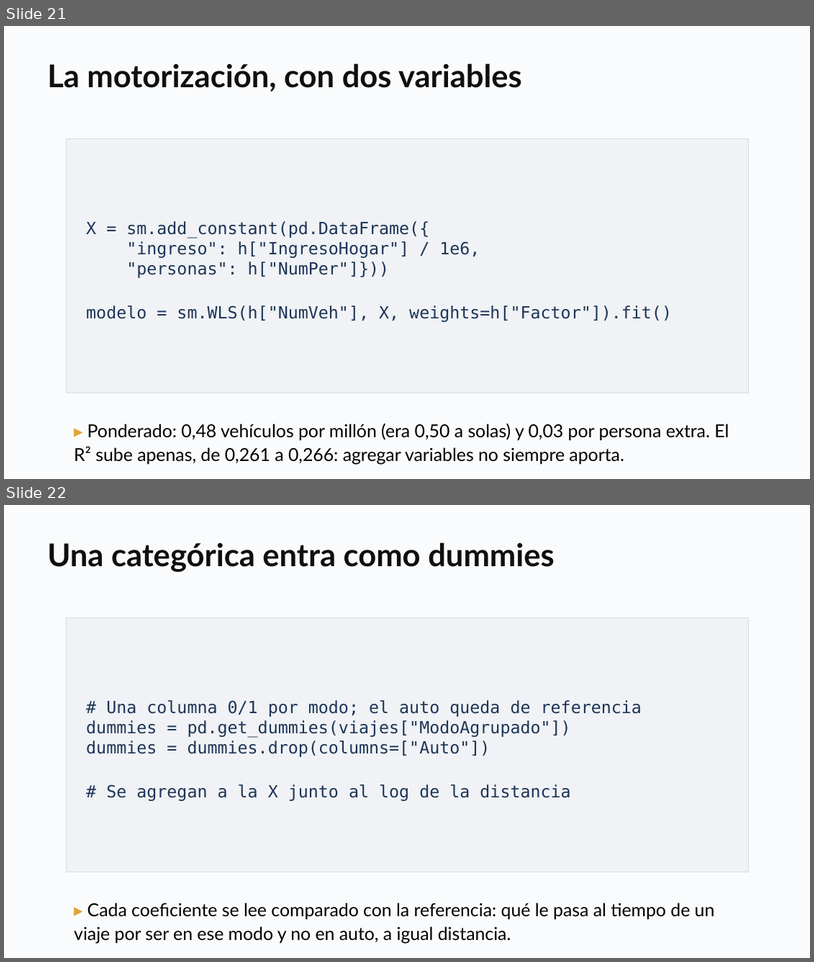
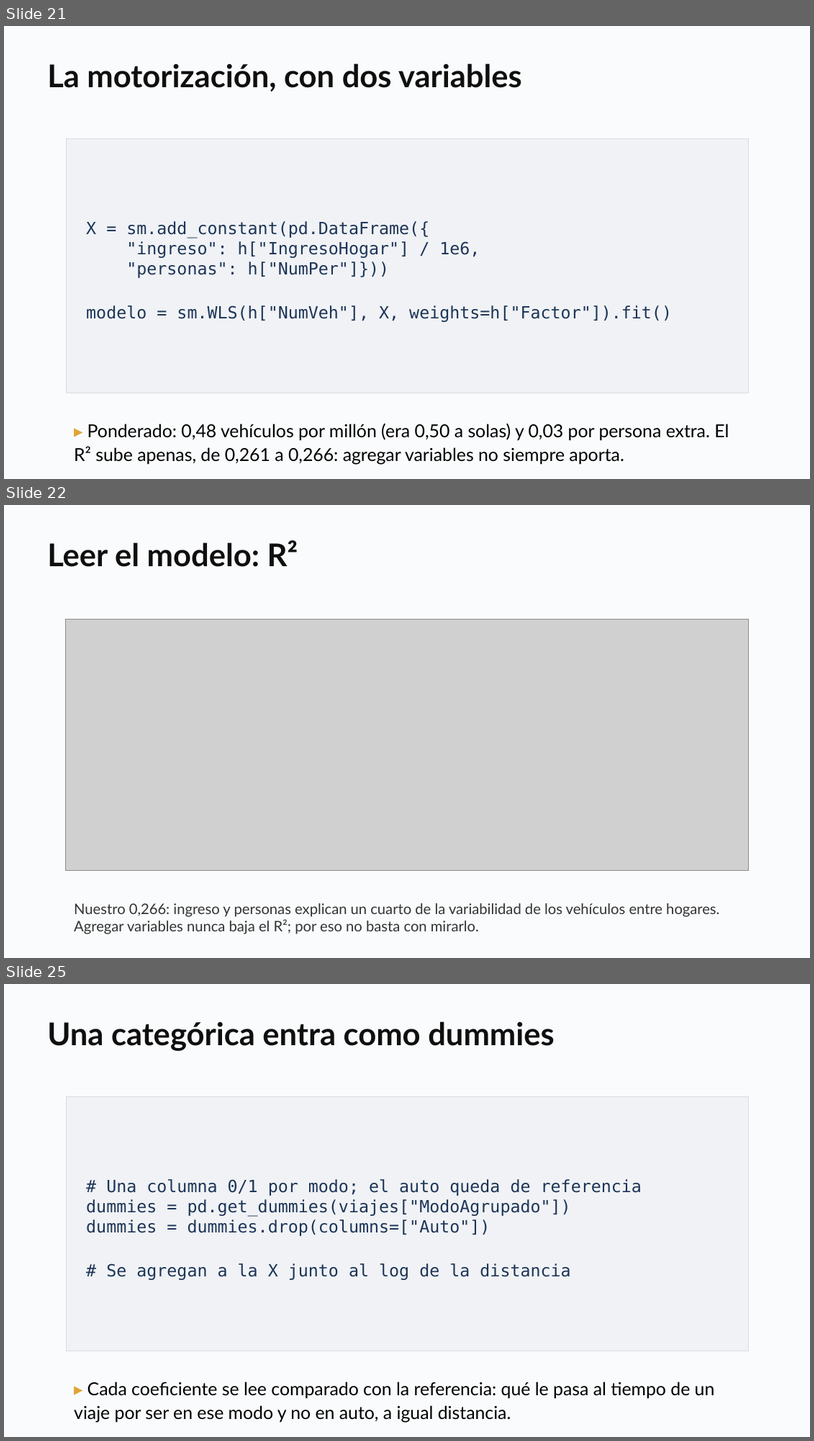
Before and after one commit to daniopitz/diplomado-cdd, a slide deck: presentaciones/clase04_regresion_multiple.pptx. Shown one above the other, each under a label of ours: slides 21 and 22 before the commit, slides 21, 22 and 25 after it; the slides between them are not shown. The pictures are 814x962 and 814x1441 pixels, drawn with LibreOffice and Linux fonts; fonts in the diff are those of the drawing; grey boxes stand for pictures. Boxes give left, top, right and bottom in pixels: in the first picture for what was removed or moved away, otherwise in the second. Text is boxed around its words. In the diff, an @@ line names an element or a change of style, - is before the commit and + after.

```diff
--- a/presentaciones/clase04_regresion_multiple.pptx
+++ b/presentaciones/clase04_regresion_multiple.pptx
@@ slide 22 added at (4, 505, 810, 958), background #FFFFFF @@
@@ rectangle added at (4, 505, 810, 958), fill #FAFBFC @@
@@ text added at (47, 540, 298, 567), 28 pt, text #0F0F0F, bold @@
+Leer el modelo: R²
@@ picture added at (65, 619, 748, 870) @@
@@ text added at (74, 903, 720, 934), 13 pt, text #333333 @@
+Nuestro 0,266: ingreso y personas explican un cuarto de la variabilidad de los vehículos entre hogares. Agregar variables nunca baja el R²; por eso no basta con mirarlo.
@@ what was slide 22 is now slide 25 @@
```
Also in this commit, not shown: 1 slide changed, 2 other slides added, 3 other files.
